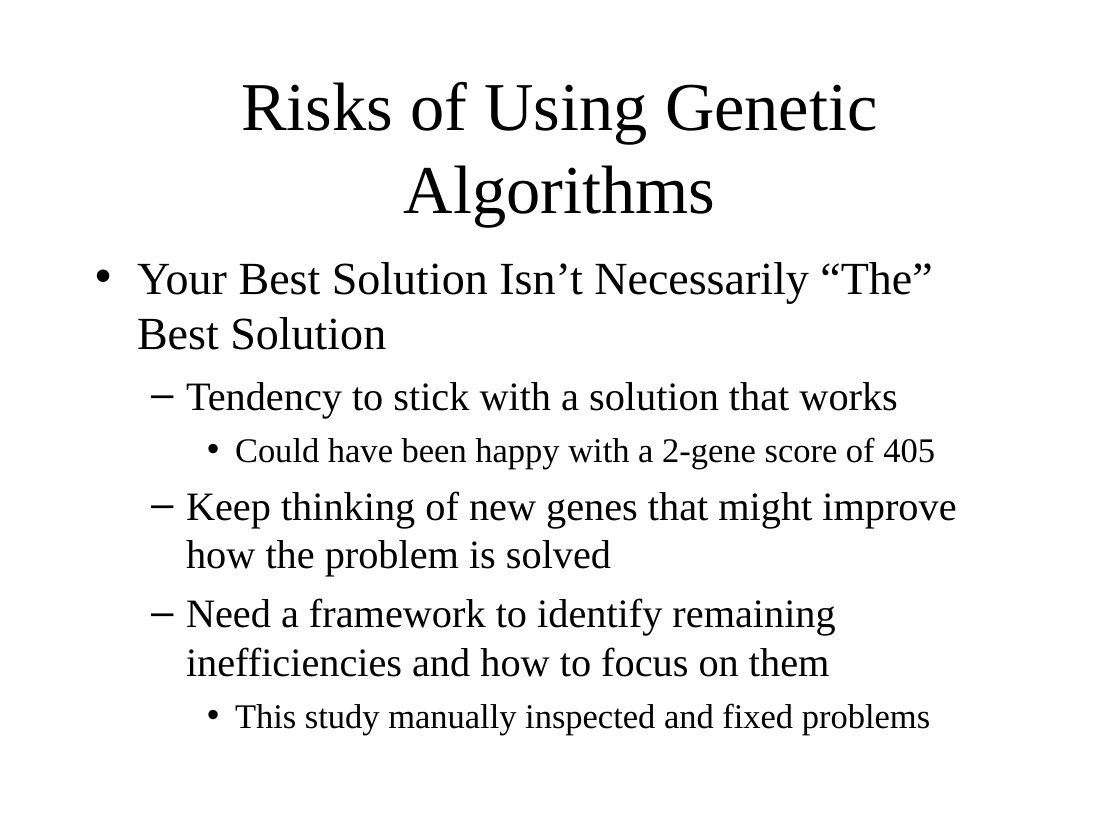
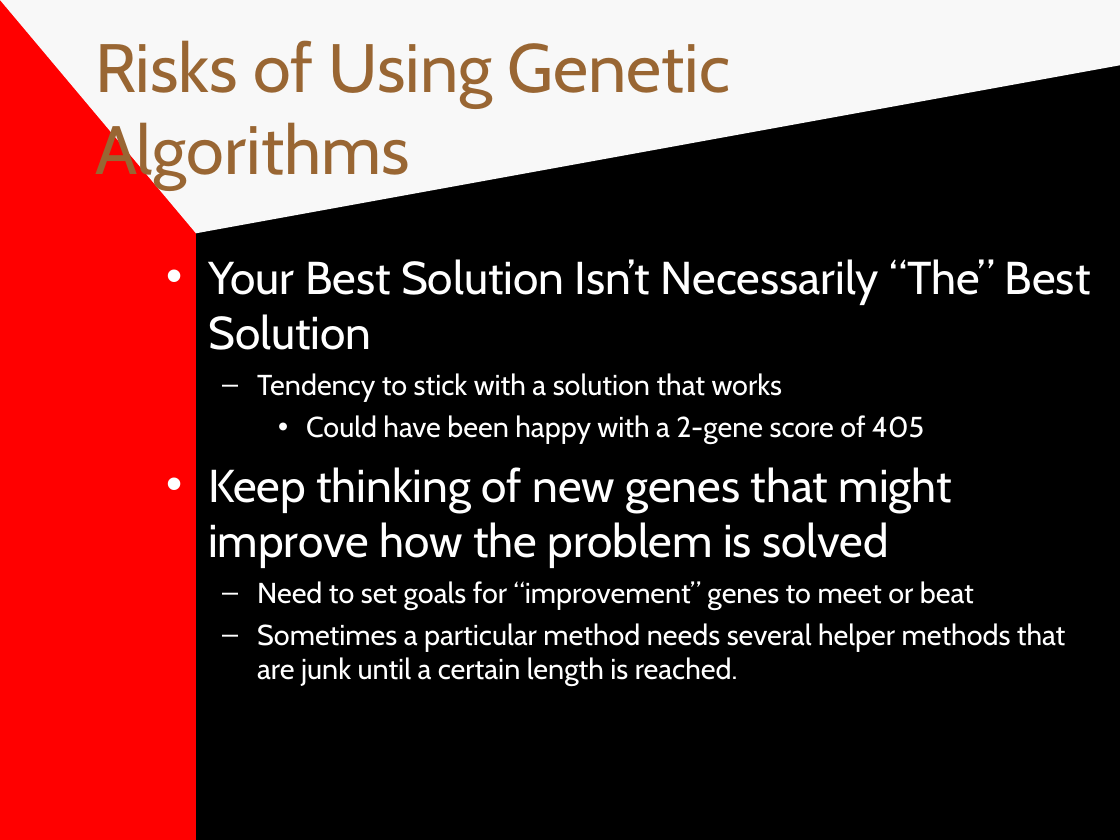
Before and after one commit to jkbishop8/GeneticAlgorithmsForAI, a slide deck: slide 49 of genetic_algorithms_and_rubywarrior_presentation.ppt (slide 24 before the commit). Drawn at 1120x840 pixels with LibreOffice and Linux fonts; fonts in the diff are those of the drawing. Boxes give left, top, right and bottom in pixels: in the first picture for what was removed or moved away, otherwise in the second. Text is boxed around its words. In the diff, an @@ line names an element or a change of style, - is before the commit and + after.

```diff
--- a/genetic_algorithms_and_rubywarrior_presentation.ppt
+++ b/genetic_algorithms_and_rubywarrior_presentation.ppt
@@ background #FFFFFF to #808080 @@
@@ rectangle added at box(0, 0, 196, 840), fill #FF0000 @@
@@ freeform shape added at box(0, 0, 1120, 233), fill #F8F8F8 @@
@@ title "Risks of Using Genetic Algorithms": place and size @@
-title "Risks of Using Genetic Algorithms" at box(241, 82, 878, 226)
+title "Risks of Using Genetic Algorithms" at box(95, 40, 731, 190)
@@ title "Risks of Using Genetic Algorithms" at box(95, 40, 731, 190): font Times New Roman to Cabin, text colour #000000 to #996633; alignment centre to left; vertical alignment middle to top @@
@@ rectangle added at box(196, 0, 1120, 840), fill #000000 @@
@@ text "Your Best Solution Isn’t Necessarily ...": place and size @@
-text "Your Best Solution Isn’t Necessarily ..." at box(137, 262, 956, 734)
+text "Your Best Solution Isn’t Necessarily ..." at box(208, 259, 1091, 686)
@@ text at box(208, 259, 1091, 568): font Times New Roman to Cabin, text colour #000000 to #FFFFFF in "Your Best Solution Isn’t Necessarily “The” Best ...", "Tendency to stick with a solution that ...", "Could have been happy with a 2-gene ...", "Keep thinking of new genes that might ..."; size 25.9 to 18.5 pt in "Tendency to stick with a solution that ..."; size 22.2 to 18.5 pt in "Could have been happy with a 2-gene ..."; size 25.9 to 29.6 pt in "Keep thinking of new genes that might ..."; bullet colour #000000 to #FFFFFF; less space between paragraphs; bullet – to •; list level 2 to 1 in "Keep thinking of new genes ..." @@
@@ text at box(257, 581, 1065, 686): text changed; size 25.9 to 18.5 pt; font Times New Roman to Cabin; text colour #000000 to #FFFFFF @@
-  – Need a framework to identify remaining inefficiencies and how to focus on them
-    • This study manually inspected and fixed problems
+  – Need to set goals for “improvement” genes to meet or beat
+  – Sometimes a particular method needs several helper methods that are junk until a certain length is reached.
```
Also in this commit, not shown: 22 other slides changed, 27 slides added, 1 slide removed.
